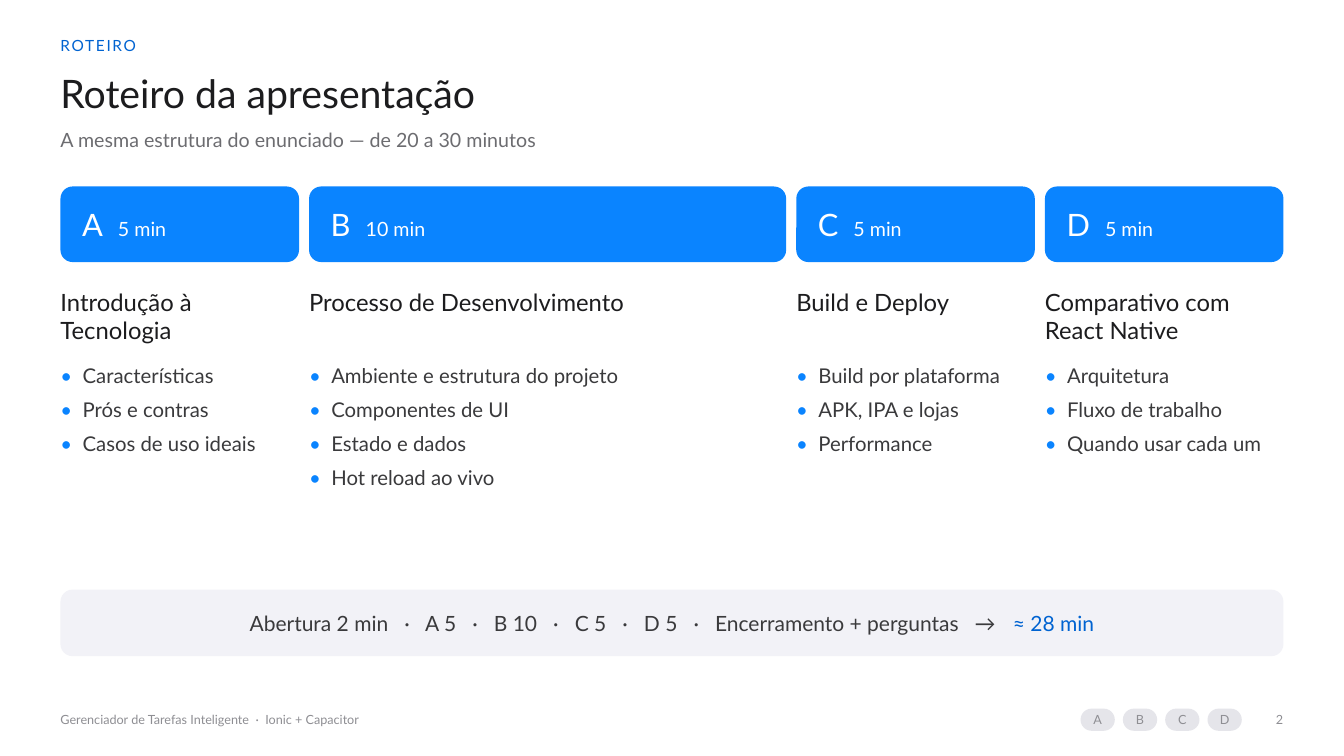
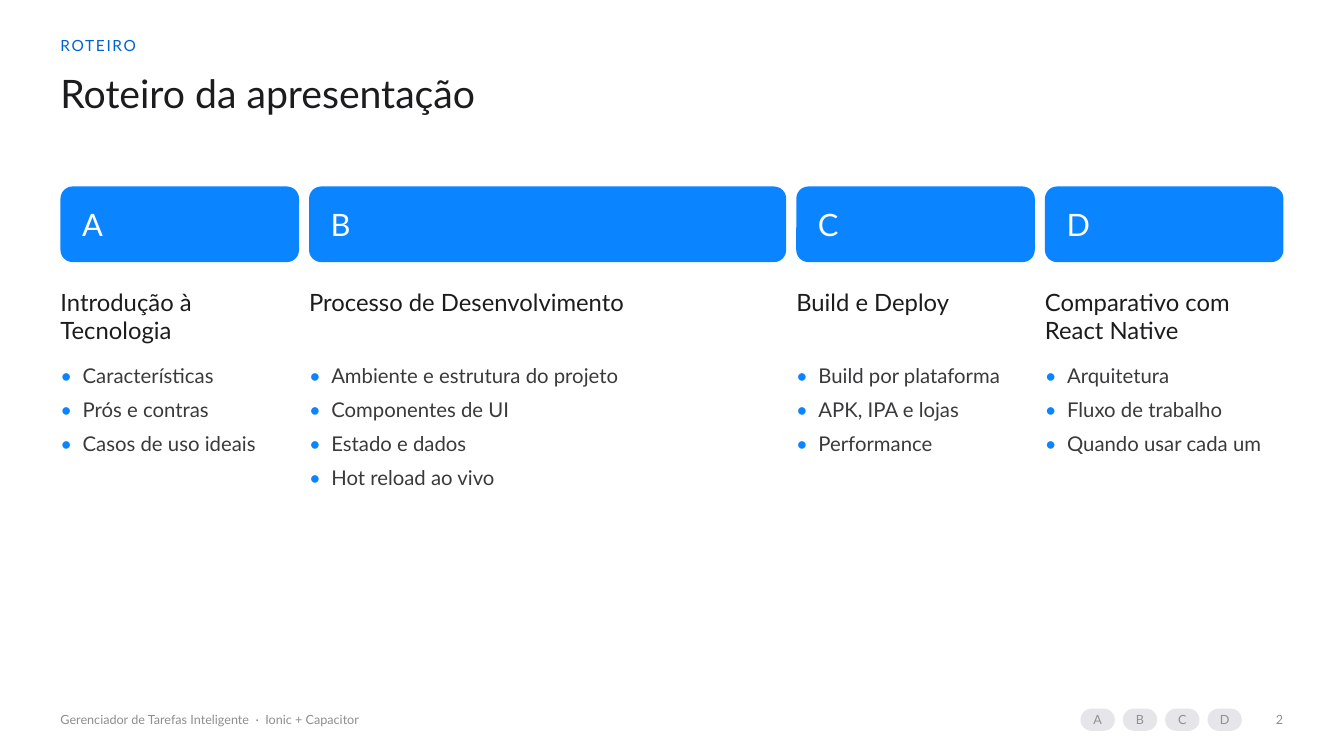
Before and after one commit to jdecarli6/DESENWEB, a slide deck: slide 2 of slides/apresentacao.pptx. Drawn at 1344x756 pixels with LibreOffice and Linux fonts; fonts in the diff are those of the drawing. Boxes give left, top, right and bottom in pixels: in the first picture for what was removed or moved away, otherwise in the second. Text is boxed around its words. In the diff, an @@ line names an element or a change of style, - is before the commit and + after.

```diff
--- a/slides/apresentacao.pptx
+++ b/slides/apresentacao.pptx
@@ text removed at (60, 132, 535, 147) @@
-A mesma estrutura do enunciado — de 20 a 30 minutos
@@ text in rounded rectangle at (82, 214, 103, 236): text changed; size 14 to 22 pt @@
-A 5 min
+A
@@ text in rounded rectangle at (331, 214, 351, 236): text changed; size 14 to 22 pt @@
-B 10 min
+B
@@ text in rounded rectangle at (818, 213, 839, 237): text changed; size 14 to 22 pt @@
-C 5 min
+C
@@ text in rounded rectangle at (1067, 214, 1090, 236): text changed; size 14 to 22 pt @@
-D 5 min
+D
@@ rounded rectangle removed at (60, 590, 1284, 656) @@
-Abertura 2 min · A 5 · B 10 · C 5 · D 5 · Encerramento + perguntas → ≈ 28 min
```
Also in this commit, not shown: 5 other slides changed, 6 other files.
